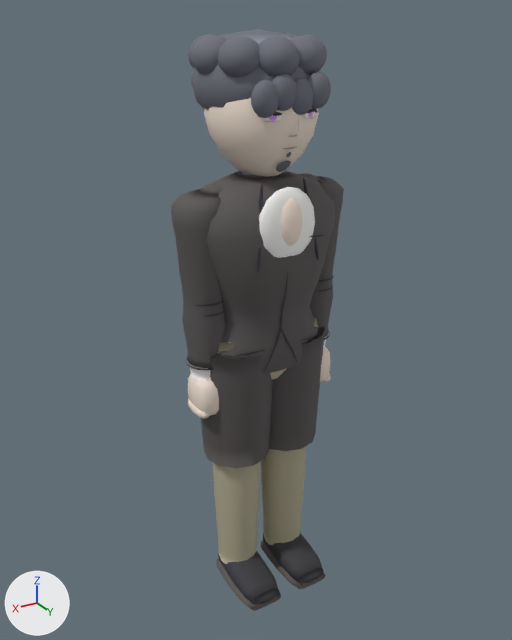
One commit to the glTF model assets/models/kimseongjun_a.glb: the scene before it, then after it.
The view is the same before and after, from a 50 mm camera at (1.159, 1.9, 1.968) aimed at (0.002, -0.029, 1.004). The axes (+X, +Y, +Z) are drawn at lower left. The lights are the same throughout. The picture after the commit comes second.

Names of what the first picture shows: 'Body'.
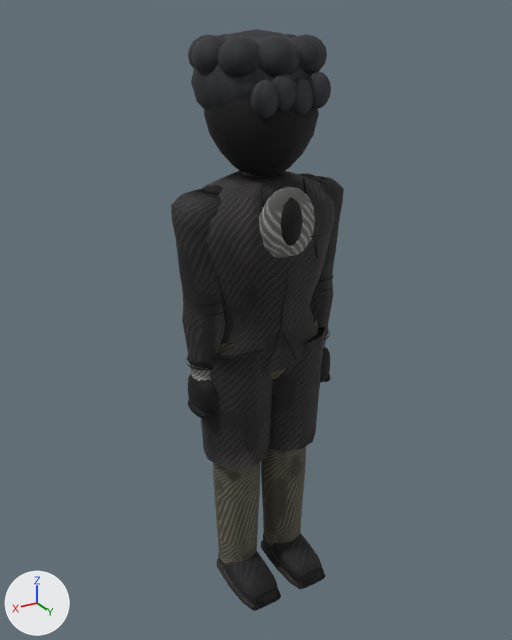
Location of each change, [x1, y1, x2, y2] in pixels of the pictures (512 x 640 px):
'Body', surface changed (darker): [171, 29, 344, 611] in both

Edits to the bpy script that builds the scene:
```text
Add img_albedo:
    img_albedo = load_image('_albedo', '_unpacked/_albedo', 512, 512, 'sRGB')
Change mat_material_0:
    add n3 = _N.new('ShaderNodeMix'); n3.name = 'Mix'
    add n3.data_type = 'RGBA'
    add n3.blend_type = 'MULTIPLY'
    add n3.inputs[0].default_value = 1.0  # 'Factor'
    add n4 = _N.new('ShaderNodeTexImage'); n4.name = 'Image Texture'
    add n4.image = img_albedo
    where n2 = _N.new('ShaderNodeVertexColor'); n2.name = 'Color Attribute'
    where n0 = _N.new('ShaderNodeBsdfPrincipled'); n0.name = 'Principled BSDF'
    remove _L.new(n2.outputs[0], n0.inputs[0])  # 'Color' to 'Base Color'
    add _L.new(n3.outputs[2], n0.inputs[0])  # 'Result' to 'Base Color'
    add _L.new(n2.outputs[0], n3.inputs[7])  # 'Color' to 'B'
    add _L.new(n4.outputs[0], n3.inputs[6])  # 'Color' to 'A'
Change me_mesh_0:
    where me_mesh_0.from_pydata(...)  # 5712 vertices, 10598 faces; spans x -0.31..0.31, y -0.23..0.23, z -0.03..1.93
    used by ob_body; location = (0.0, 0.0, 0.0)
    me_mesh_0 part 1: texture (UV) coordinates changed
```
